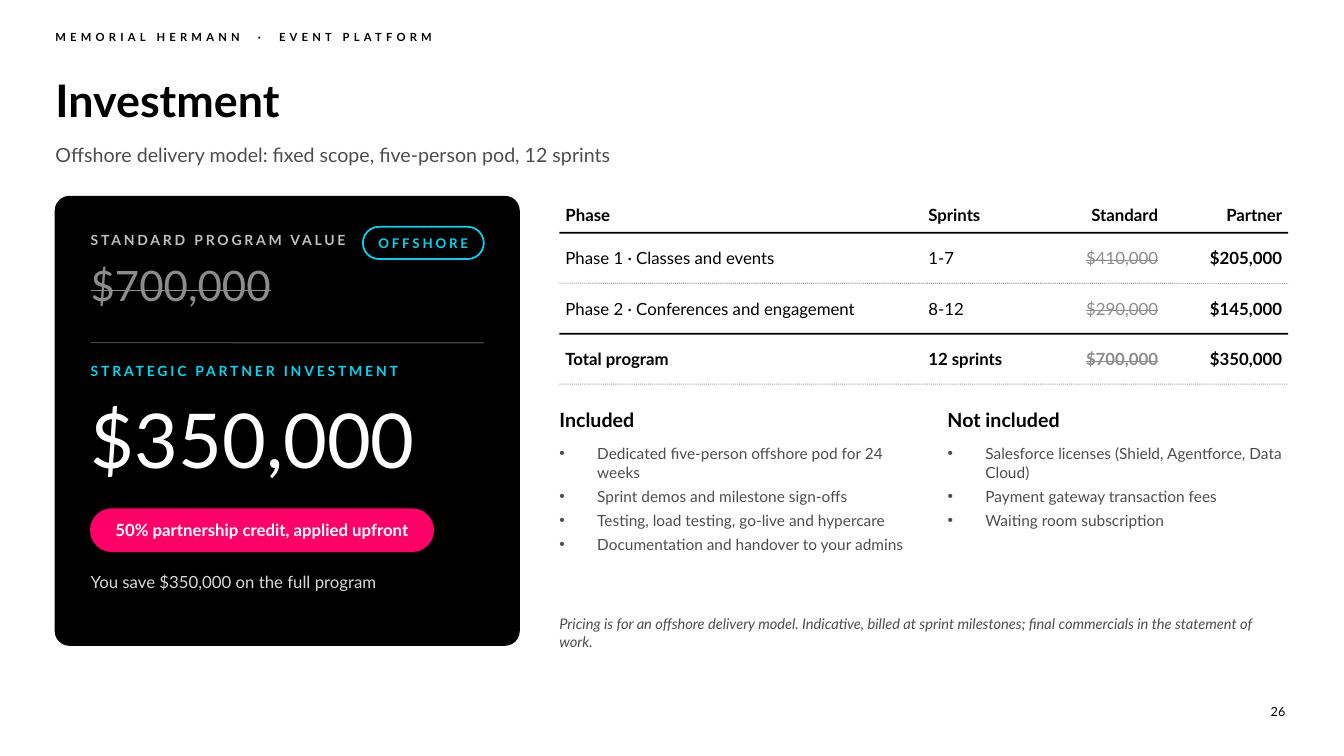
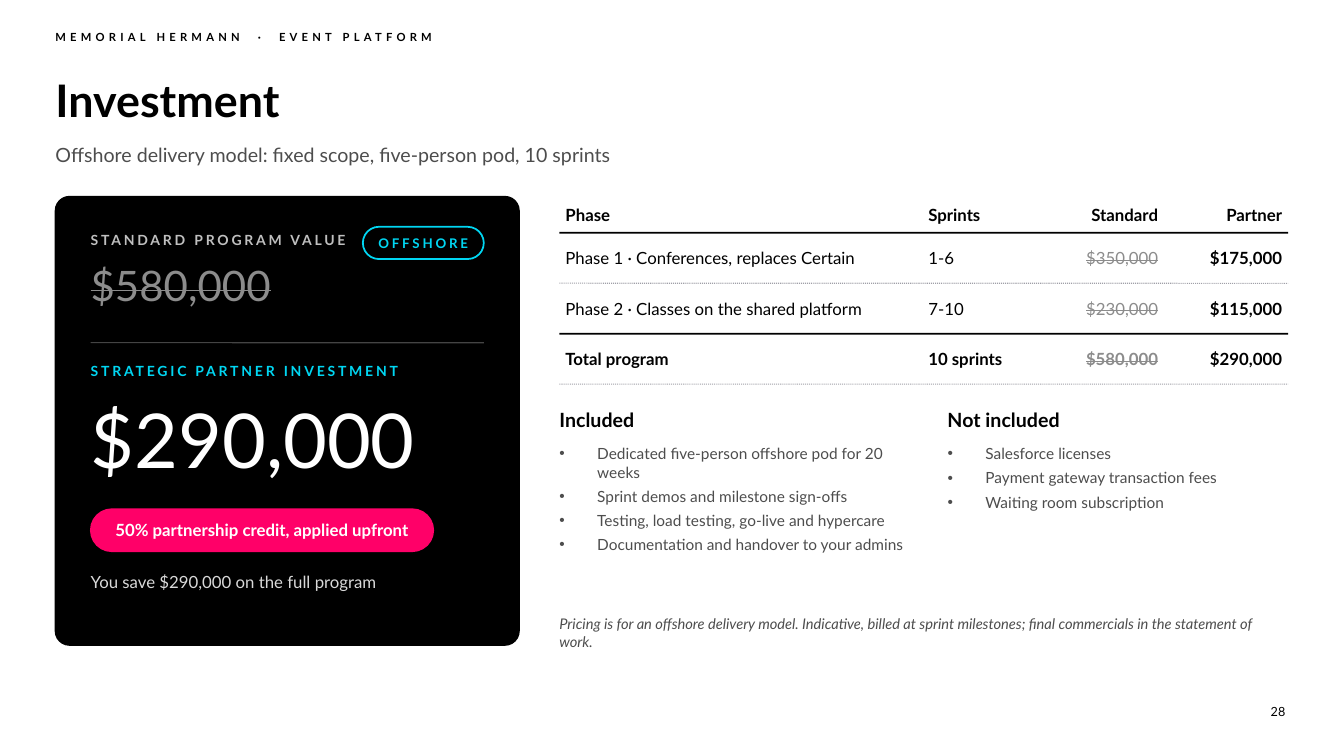
Before and after one commit to chintasurya/preSales_Memorial-hermann, a slide deck: slide 28 of deck/Memorial-Hermann-Event-Platform.pptx (slide 26 before the commit). Drawn at 1344x756 pixels with LibreOffice and Linux fonts; fonts in the diff are those of the drawing; background and template pictures are left out. Boxes give left, top, right and bottom in pixels: in the first picture for what was removed or moved away, otherwise in the second. Text is boxed around its words. In the diff, an @@ line names an element or a change of style, - is before the commit and + after.

```diff
--- a/deck/Memorial-Hermann-Event-Platform.pptx
+++ b/deck/Memorial-Hermann-Event-Platform.pptx
@@ text at (55, 147, 610, 166): text changed @@
-Offshore delivery model: fixed scope, five-person pod, 12 sprints
+Offshore delivery model: fixed scope, five-person pod, 10 sprints
@@ text at (91, 266, 271, 307): text changed @@
-$700,000
+$580,000
@@ text at (565, 251, 855, 267): text changed @@
-Phase 1 · Classes and events
+Phase 1 · Conferences, replaces Certain
@@ text at (928, 252, 954, 264): text changed @@
-1-7
+1-6
@@ text at (1086, 250, 1158, 266): text changed @@
-$410,000
+$350,000
@@ text at (1210, 250, 1282, 266): text changed @@
-$205,000
+$175,000
@@ text at (565, 302, 862, 318): text changed @@
-Phase 2 · Conferences and engagement
+Phase 2 · Classes on the shared platform
@@ text at (928, 303, 963, 315): text changed @@
-8-12
+7-10
@@ text at (1086, 301, 1158, 317): text changed @@
-$290,000
+$230,000
@@ text at (1210, 301, 1282, 317): text changed @@
-$145,000
+$115,000
@@ text at (928, 352, 1002, 368): text changed @@
-12 sprints
+10 sprints
@@ text at (1086, 351, 1158, 367): text changed @@
-$700,000
+$580,000
@@ text at (1210, 351, 1282, 367): text changed @@
-$350,000
+$290,000
@@ text at (91, 406, 415, 478): text changed @@
-$350,000
+$290,000
@@ text at (597, 447, 883, 478): text changed @@
-• Dedicated five-person offshore pod for 24 weeks
+• Dedicated five-person offshore pod for 20 weeks
@@ text at (985, 447, 1111, 459): text changed @@
-• Salesforce licenses (Shield, Agentforce, Data Cloud)
+• Salesforce licenses
@@ text at (91, 574, 377, 591): text changed @@
-You save $350,000 on the full program
+You save $290,000 on the full program
@@ page number at (1271, 707, 1286, 716): text changed @@
-26
+28
```
Also in this commit, not shown: 15 other slides changed, 4 slides added, 2 slides removed, 8 other files.
